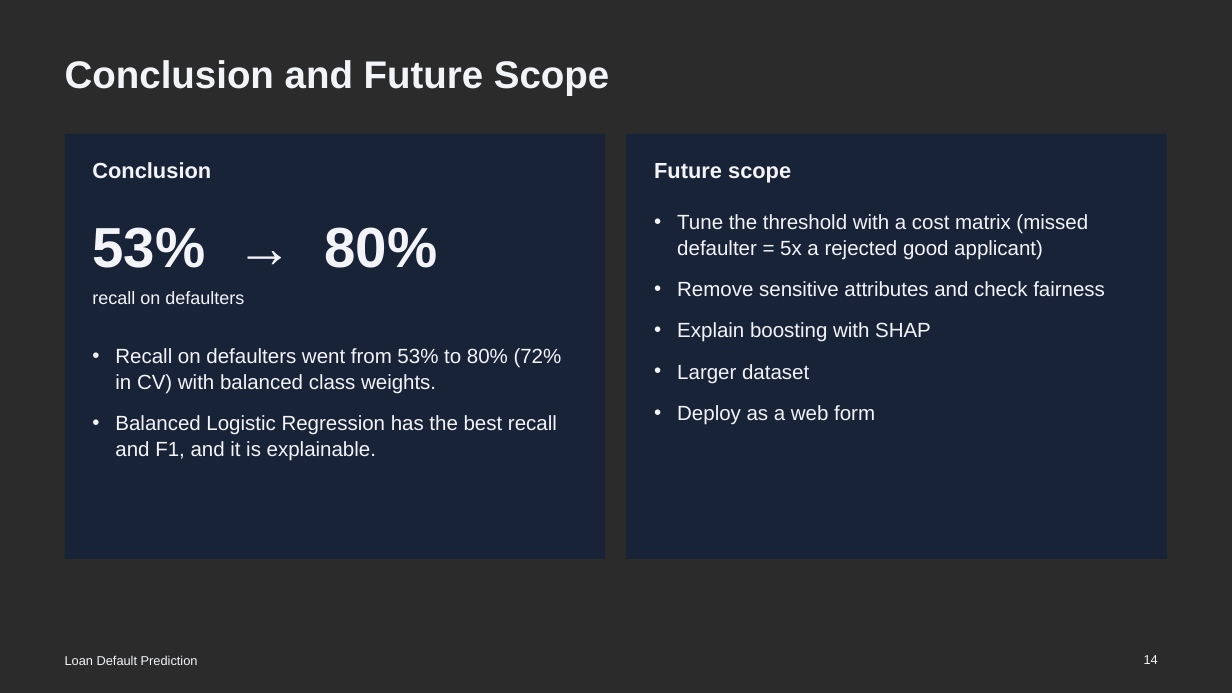
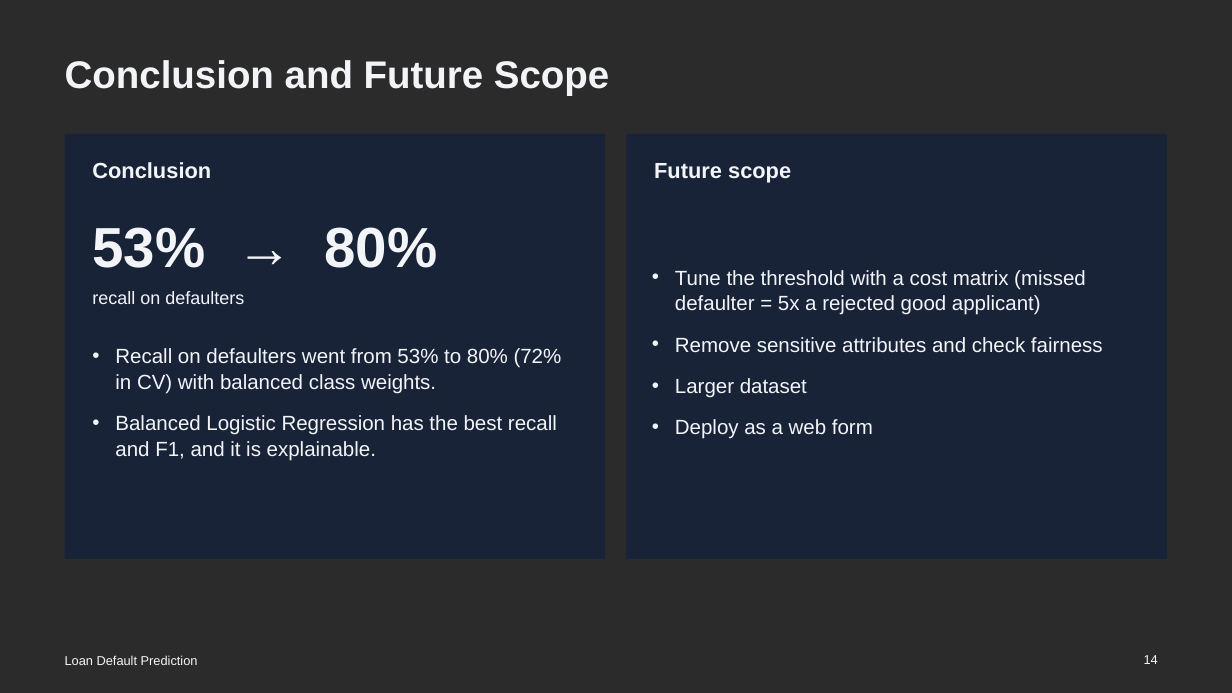
Before and after one commit to AabhasK/Credit-Risk-Predictor, a slide deck: slide 14 of report/ppt.pptx. Drawn at 1232x693 pixels with LibreOffice and Linux fonts; fonts in the diff are those of the drawing; background and template pictures are left out; a plain dark background stands for a picture behind light text. Boxes give left, top, right and bottom in pixels: in the first picture for what was removed or moved away, otherwise in the second. Text is boxed around its words. In the diff, an @@ line names an element or a change of style, - is before the commit and + after.

```diff
--- a/report/ppt.pptx
+++ b/report/ppt.pptx
@@ text "Tune the threshold with a ...": place and size @@
-text "Tune the threshold with a ..." at bbox=[677, 214, 1105, 425]
+text "Tune the threshold with a ..." at bbox=[675, 270, 1103, 439]
@@ text at bbox=[677, 322, 931, 342]: paragraph removed @@
-• Explain boosting with SHAP
```
Also in this commit, not shown: 4 other slides changed.
